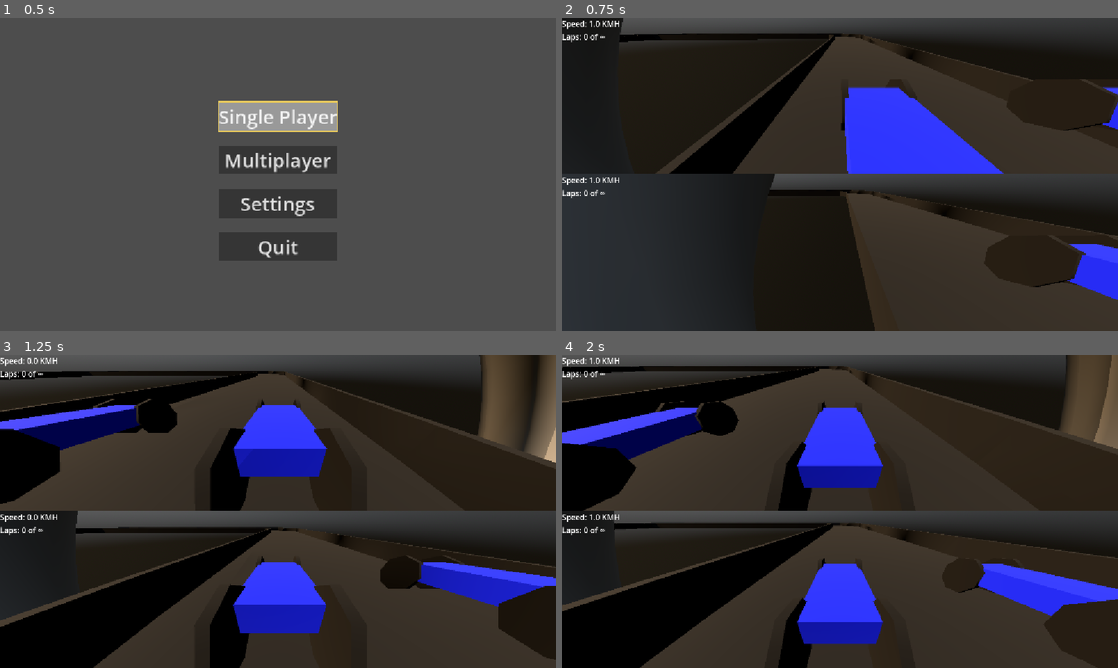
Above: before the commit, frames 1-4 (two rows, left to right).
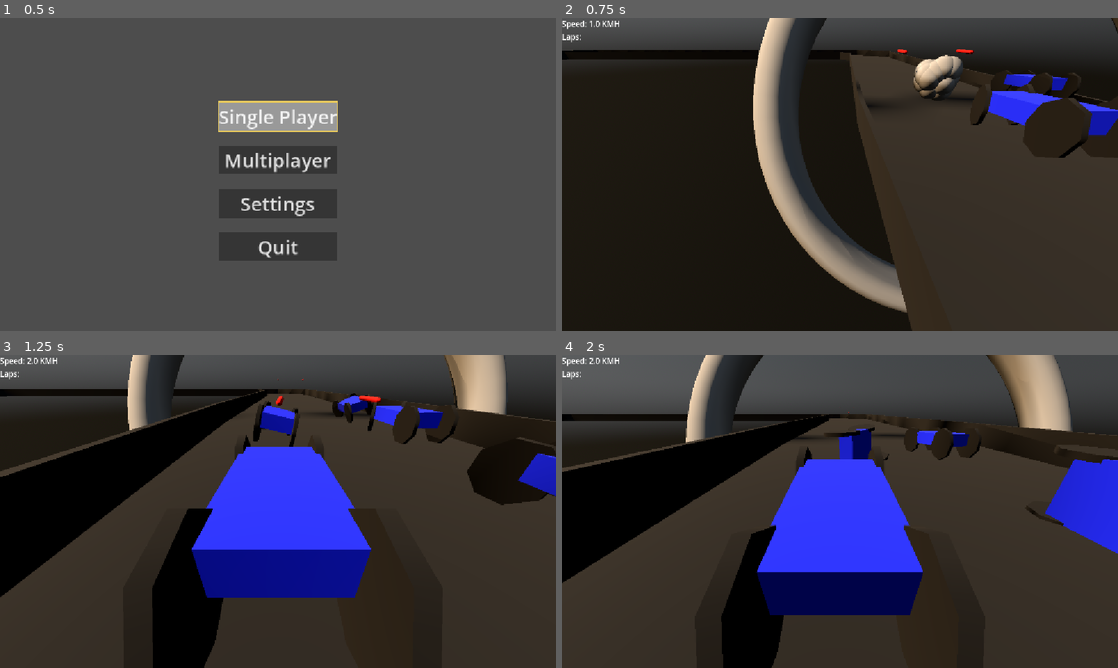
Above: after the commit, the same moments.

Repository: DwoaC/RickNRollRacing
Game: Godot game, scene res://gui/main.tscn
Two runs of this game, one before a commit and one after it. Both use one fixed random seed, a clock stepped at 60 frames per second and the inputs below. Sound files missing from this copy of the repository are replaced by a short silence.
Inputs:
- Up to frame 1 (0.5 s): no input
- Up to frame 2 (0.75 s): click "Single Player" at 0.5 s
- Up to frame 3 (1.25 s): no input
- Up to frame 4 (2 s): no input

Frame 1 is identical in both runs. In frame 2, 42% of the frame differs, in the area x 0-100%, y 0-100%; in frame 3, 61%; in frame 4, 61%.

Commit message:
updated sim, dynamic cameras and players

Diff:
--- a/gamer_manager.gd
+++ b/gamer_manager.gd
@@ -1,7 +1,9 @@
 # GameManager.gd (Autoload)
 extends Node
 
-var current_level_node = null
+var MAX_CARS = 6
+
+var sim_node: Sim = null
 
 func load_level(level_path: String):
 	# 1. Show Loading Screen
@@ -10,9 +12,16 @@
 	var new_level = level_scene.instantiate()
 
 	# 3. Clear old level
-	if current_level_node:
-		current_level_node.queue_free()
+	if sim_node:
+		sim_node.queue_free()
 
 	# 4. Add to the Main container
 	get_tree().root.get_node("Main/LevelContainer").add_child(new_level)
-	current_level_node = new_level
+	sim_node = new_level
+
+func add_player():
+	sim_node.add_player()
+
+func start_sim():
+	sim_node.n_ai = MAX_CARS - sim_node.player_cars.size()
+	sim_node.start()
--- a/gui/main.tscn
+++ b/gui/main.tscn
@@ -1,36 +1,8 @@
-[gd_scene load_steps=3 format=3 uid="uid://ddspl8kouh0vv"]
+[gd_scene load_steps=2 format=3 uid="uid://ddspl8kouh0vv"]
 
 [ext_resource type="PackedScene" uid="uid://5u2ijg5e0xtr" path="res://gui/main_menu.tscn" id="3_mlcj6"]
 
-[sub_resource type="GDScript" id="GDScript_640sx"]
-script/source = "extends Node
-
-@onready var level_container = $LevelContainer
-@onready var ui_layer = $UILayer
-
-#func trigger_level_load(path: String):
-	#for child in level_container.get_children():
-		#child.queue_free()
-		#
-	## 2. Add the Loading Screen UI
-	#var loader = load(\"res://gui/loading_screen.tscn\").instantiate()
-	#loader.scene_path = path
-	#ui_layer.add_child(loader)
-	#
-#
-#func finalize_load(new_level_resource: PackedScene):
-	#var level_instance = new_level_resource.instantiate()
-	#level_container.add_child(level_instance)
-	#
-	## 3. Position the Player at the level's SpawnPoint
-	#spawn_player(level_instance)
-#
-#func spawn_player(level):
-	#pass
-"
-
 [node name="Main" type="Node"]
-script = SubResource("GDScript_640sx")
 
 [node name="UILayer" type="CanvasLayer" parent="."]
 
--- a/gui/main_menu.gd
+++ b/gui/main_menu.gd
@@ -39,6 +39,8 @@
 func _on_single_player_btn_pressed():
 	# Tell our Main node to start the game
 	GamerManager.load_level("res://worlds/Sim.tscn")
+	GamerManager.add_player()
+	GamerManager.start_sim()
 	hide()
 
 func _on_multiplayer_btn_pressed():
@@ -53,6 +55,9 @@
 
 func _on_two_player_btn_pressed():
 	GamerManager.load_level("res://worlds/Sim.tscn")
+	GamerManager.add_player()
+	GamerManager.add_player()
+	GamerManager.start_sim()
 	hide()
 
 func _on_three_player_btn_pressed():
--- a/objects/cars/player.gd
+++ b/objects/cars/player.gd
@@ -3,7 +3,7 @@
 
 var reversing = false
 @export_group("Controls")
-@export var player_reference: String = "p1"
+@export var player_reference: String
 
 var input_turn_left: String
 var input_turn_right: String
@@ -12,6 +12,7 @@
 var input_fire: String
 
 func _ready() -> void:
+	assert(player_reference)
 	input_accelerate = "accelerate" + "_" + player_reference
 	input_brake = "brake" + "_" + player_reference
 	input_turn_left = "turn_left" + "_" + player_reference
--- a/worlds/Sim.tscn
+++ b/worlds/Sim.tscn
@@ -1,8 +1,6 @@
-[gd_scene load_steps=6 format=3 uid="uid://bo136s21spad7"]
+[gd_scene load_steps=4 format=3 uid="uid://bo136s21spad7"]
 
 [ext_resource type="Script" uid="uid://wa8fcxpyoxdq" path="res://worlds/sim.gd" id="1_1ssbd"]
-[ext_resource type="PackedScene" uid="uid://fvlb3imihg64" path="res://worlds/car_sub_viewport_container.tscn" id="2_xh131"]
-[ext_resource type="PackedScene" uid="uid://lesp7rhwlcij" path="res://objects/cars/player.tscn" id="3_f3fqj"]
 [ext_resource type="PackedScene" uid="uid://c0gtmb7t2u3hd" path="res://objects/environments/world_environment.tscn" id="4_v5ohi"]
 [ext_resource type="Script" uid="uid://dikbr8peyej5t" path="res://worlds/world.gd" id="5_py2pg"]
 
@@ -10,6 +8,7 @@
 script = ExtResource("1_1ssbd")
 
 [node name="GridContainer" type="GridContainer" parent="."]
+unique_name_in_owner = true
 anchors_preset = 15
 anchor_right = 1.0
 anchor_bottom = 1.0
@@ -18,28 +17,9 @@
 theme_override_constants/h_separation = 0
 theme_override_constants/v_separation = 0
 
-[node name="SubViewportContainer1" parent="GridContainer" node_paths=PackedStringArray("car") instance=ExtResource("2_xh131")]
-layout_mode = 2
-car = NodePath("../../Player1")
-
-[node name="SubViewportContainer2" parent="GridContainer" node_paths=PackedStringArray("car") instance=ExtResource("2_xh131")]
-layout_mode = 2
-car = NodePath("../../Player2")
-
-[node name="Player1" parent="." instance=ExtResource("3_f3fqj")]
-contact_monitor = false
-max_contacts_reported = 0
-player_reference = "p1"
-
-[node name="Player2" parent="." instance=ExtResource("3_f3fqj")]
-contact_monitor = false
-max_contacts_reported = 0
-player_reference = "p2"
-
 [node name="WorldEnvironment" parent="." instance=ExtResource("4_v5ohi")]
 
-[node name="World" type="Node3D" parent="." node_paths=PackedStringArray("cars")]
+[node name="World" type="Node3D" parent="."]
 unique_name_in_owner = true
 script = ExtResource("5_py2pg")
 track_path = "res://tracks/1.tscn"
-cars = [NodePath("../Player1"), NodePath("../Player2")]
--- a/worlds/car_sub_viewport_container.tscn
+++ b/worlds/car_sub_viewport_container.tscn
@@ -4,7 +4,8 @@
 [ext_resource type="PackedScene" uid="uid://c4jtxt7avcl0m" path="res://objects/camera/spring_mounted_camera.tscn" id="2_w7okf"]
 
 [sub_resource type="GDScript" id="GDScript_m61u3"]
-script/source = "extends SubViewportContainer
+script/source = "class_name CarSubViewportContainer
+extends SubViewportContainer
 
 @export var car: Car:
 	set(new_car):
--- /dev/null
+++ b/worlds/game.gd
@@ -0,0 +1,15 @@
+class_name Game
+extends Node
+
+var players: Array[Player]
+
+# Called when the node enters the scene tree for the first time.
+func _ready() -> void:
+	pass # Replace with function body.
+
+# Called every frame. 'delta' is the elapsed time since the previous frame.
+func _process(delta: float) -> void:
+	pass
+
+func add_player(new_player: Player):
+	players.append(new_player)
--- /dev/null
+++ b/worlds/game.tscn
@@ -0,0 +1,6 @@
+[gd_scene load_steps=2 format=3 uid="uid://b86ufdgp5kpja"]
+
+[ext_resource type="Script" uid="uid://cencyudjkcotn" path="res://worlds/game.gd" id="1_rj8v2"]
+
+[node name="Game" type="Node"]
+script = ExtResource("1_rj8v2")
--- /dev/null
+++ b/worlds/player.gd
@@ -0,0 +1,2 @@
+class_name Player
+extends Node
--- /dev/null
+++ b/worlds/player.tscn
@@ -0,0 +1,6 @@
+[gd_scene load_steps=2 format=3 uid="uid://dau5fxpl523j1"]
+
+[ext_resource type="Script" uid="uid://dl8caiyh4n5hi" path="res://worlds/player.gd" id="1_jbpri"]
+
+[node name="Player" type="Node"]
+script = ExtResource("1_jbpri")
--- a/worlds/sim.gd
+++ b/worlds/sim.gd
@@ -1,7 +1,43 @@
+class_name Sim
 extends Node3D
 
+var MAX_PLAYERS = 4
+
+@export var player_cars: Array[PlayerCar]
 @onready var world: World = %World
-var players: Array[PlayerCar]
+@onready var viewport_container = %GridContainer
+
+var n_ai: int:
+	get:
+		return world.n_ai
+	set(value):
+		world.n_ai = value
+
+var player_car_scene = preload("res://objects/cars/player.tscn")
+var player_viewport_container = preload("res://worlds/car_sub_viewport_container.tscn")
 
 func _ready() -> void:
+	pass
+
+func start():
 	world.start()
+
+func add_player():
+	if player_cars.size() >= MAX_PLAYERS:
+		return
+	var new_player_car: PlayerCar = player_car_scene.instantiate()
+	player_cars.append(new_player_car)
+	new_player_car.player_reference = "p" + str(player_cars.size())
+	add_child(new_player_car)
+
+	world.cars.append(new_player_car)
+
+	if player_cars.size() > 2:
+		viewport_container.columns = 2
+
+	var new_player_viewport = player_viewport_container.instantiate()
+	new_player_viewport.car = new_player_car
+	new_player_viewport.size_flags_horizontal = Control.SIZE_EXPAND_FILL
+	new_player_viewport.size_flags_vertical = Control.SIZE_EXPAND_FILL
+	new_player_viewport.stretch = true
+	viewport_container.add_child(new_player_viewport)
Not shown, added: worlds/game.gd.uid
Not shown, added: worlds/player.gd.uid
